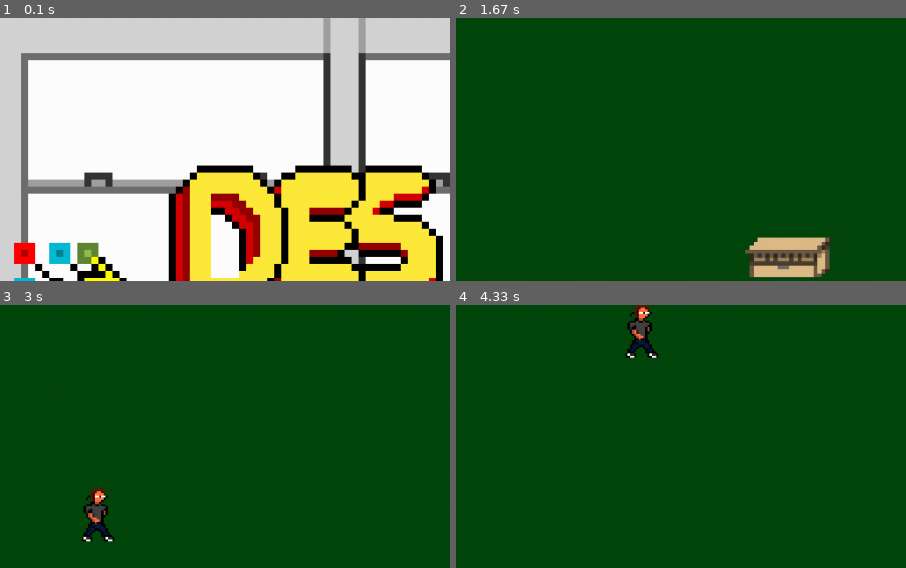
Above: before the commit, frames 1-4 (two rows, left to right).
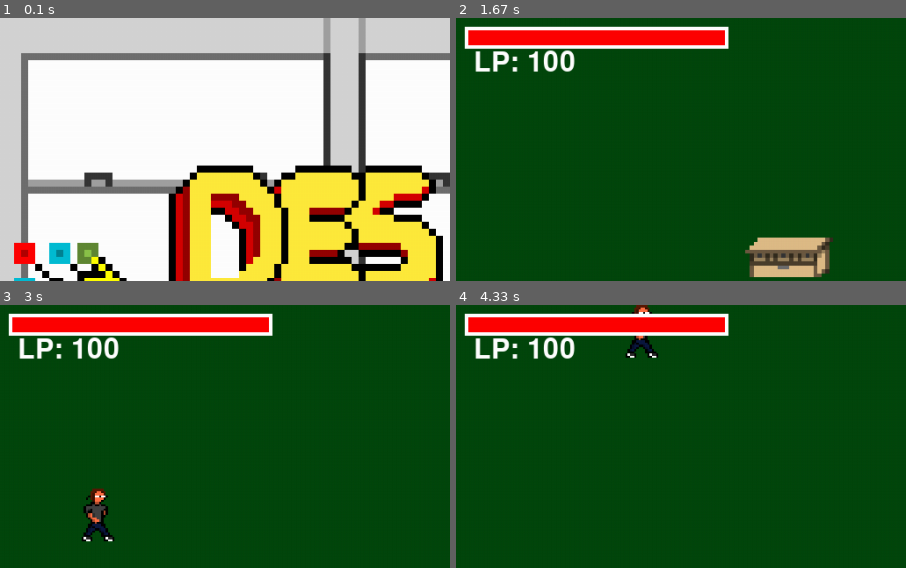
Above: after the commit, the same moments.

Repository: DeLucca990/Projeto_Final_Dsoft
Game: pygame game, started from jogo_pygame.py
Two runs of this game, one before a commit and one after it. Both use one fixed random seed, a clock stepped at 60 frames per second and the inputs below.
Inputs:
- Up to frame 1 (0.1 s): no input
- Up to frame 2 (1.67 s): tap Space at 0.33, 1.3, 1.6 s; hold Right 0.73-1.2 s; hold Right from 1.23 s (still down)
- Up to frame 3 (3 s): release Right at 1.7 s; hold Left 1.73-2.27 s; tap Space at 1.8, 2.1, 2.37, 2.67, 2.8 s; hold Left 2.3-2.7 s; hold Right from 2.73 s (still down)
- Up to frame 4 (4.33 s): tap Space at 3.1, 3.47, 3.77, 3.97, 4.27 s; release Right at 3.37 s; hold Left 3.4-3.87 s; hold Right from 3.9 s (still down)
The pictures show only the part of the screen within x 0-50%, y 0-50%; the shares and areas given below are measured in that part.

The runs differ from the first frame. In frame 2, 6.0% of the frame differs, in the area x 1-61%, y 3-21%; in frame 3, 6.0%; in frame 4, 6.0%.

Commit message:
Barra de vida

Diff:
--- a/jogo_pygame.py
+++ b/jogo_pygame.py
@@ -6,7 +6,6 @@
 
 #Iniciando o Game:
 pygame.init()
-
 LARGURA=1024
 ALTURA=600
 
@@ -28,6 +27,7 @@
 jogador=Personagem()
 grupo_de_play.add(jogador)
 
+
 #Itens relevantes:
 vidas=5
 game=True
@@ -35,9 +35,18 @@
 clock=pygame.time.Clock()
 
 #Tela inicial:
+tempo_entre_imagens = 0
+i = 0
+lista_img_ini=['img/tela_ini1.png','img/tela_ini2.png','img/tela_ini3.png','img/tela_ini4.png']
 clock=pygame.time.Clock()
-tela_i=pygame.image.load('img/tela_ini.gif')
+timer_init = pygame.time.Clock()
 intro=True
+
+tela_i=pygame.image.load(lista_img_ini[0])
+window.blit(tela_i,(0,0))
+pygame.display.update()
+
+font = pygame.font.Font('freesansbold.ttf',32)
 
 while intro:
     for event in pygame.event.get():
@@ -48,8 +57,15 @@
             if event.key==pygame.K_SPACE:
                 intro=False
     clock.tick(60)
-    window.blit(tela_i,(0,0))
-    pygame.display.update()
+    tempo_entre_imagens += timer_init.tick()
+    if tempo_entre_imagens > 250:
+        tela_i=pygame.image.load(lista_img_ini[i])
+        window.blit(tela_i,(0,0))
+        pygame.display.update()
+        i += 1
+        tempo_entre_imagens = 0
+        if i > 3:
+            i = 0
 
 #Loop principal:
 while game:
@@ -99,19 +115,26 @@
             jogador.rect.right=plat_movel.rect.left
     #Colisão quizz:
     if len(colisao_jogador_quizz)>0:
-        vidas-=1
+        jogador.obter_dano(100)
 
     #Colisão eps:
     if len(colisao_jogador_ep)>0:
-        vidas-=2
+        jogador.obter_dano(300)
 
     #Colisão monitores:
     if len(colisao_jogador_vida)>0:
-        vidas+=1
+        jogador.obter_vida(200)
+
+    #Fonte
+    text = font.render(f'LP: {int(jogador.porcentagem_vida)}', True, (255,255,255))
+    text_rect = (20,35)
 
     #Draw:
     window.fill((4,71 ,13))
     grupo_de_plataforma.draw(window)
     grupo_de_play.draw(window)
+    pygame.draw.rect(window, (255,0,0), (10,10,jogador.vida_atual/jogador.vida_ratio,25))
+    pygame.draw.rect(window,(255,255,255),(10,10,jogador.comprimento_barra_vida,25),4)
+    window.blit(text,text_rect)
     pygame.display.update()
 pygame.quit()
--- a/personagens_class.py
+++ b/personagens_class.py
@@ -18,6 +18,11 @@
         self.vel_y=0
         self.gravidade=0.1
         self.vertical_state = 'caindo'
+        self.vida_atual = 1000
+        self.vida_maxima = 1000
+        self.comprimento_barra_vida = 300
+        self.porcentagem_vida = self.vida_atual / self.vida_maxima * 100
+        self.vida_ratio = self.vida_maxima / self.comprimento_barra_vida
 
     def eventos_teclado(self,event):
         if event.type==pygame.KEYDOWN:
@@ -64,3 +69,17 @@
             self.rect.left=0
         if self.rect.right>1030:
             self.rect.right=1030
+
+        self.porcentagem_vida = self.vida_atual / self.vida_maxima * 100
+
+    def obter_dano(self,quantidade):
+        if self.vida_atual > 0:
+            self.vida_atual -= quantidade
+        if self.vida_atual <= 0:
+            self.vida_atual = 0
+
+    def obter_vida(self,quantidade):
+        if self.vida_atual < self.vida_maxima:
+            self.vida_atual += quantidade
+        if self.vida_atual >= self.vida_maxima:
+            self.vida_atual = self.vida_maxima
Binary file removed: img/fundo_teste.png
Binary file removed: img/mesa.png
Binary file removed: img/mesa_dupla.png
Binary file removed: img/tela_ini.gif
Binary file added: img/tela_ini1.png
Binary file added: img/tela_ini2.png
Binary file added: img/tela_ini3.png
Binary file added: img/tela_ini4.png
